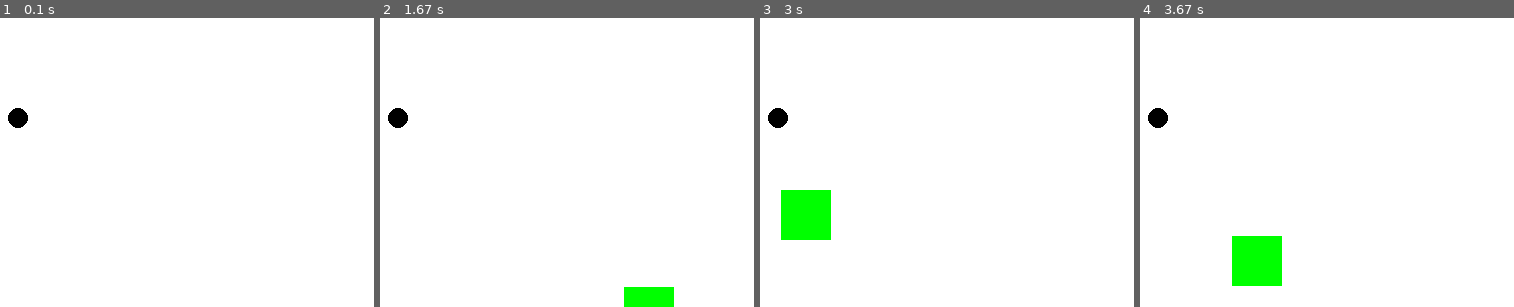
Above: before the commit, frames 1-4 (left to right).
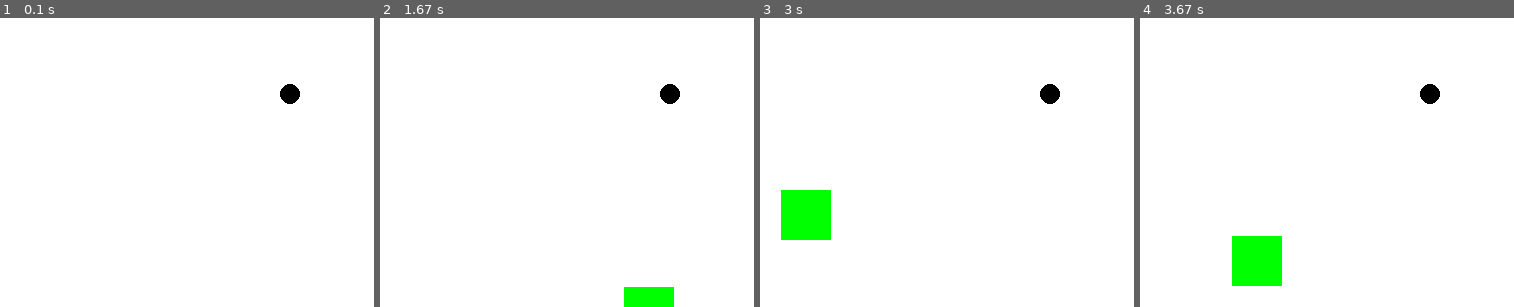
Above: after the commit, the same moments.

Repository: Isaac-Muscat/Pygame-Smash-Bros-Platformer
Game: pygame game, started from src/main.py
Two runs of this game, one before a commit and one after it. Both use one fixed random seed, a clock stepped at 60 frames per second and the inputs below.
Inputs (mouse positions are % of the whole screen's width and height, from its top left):
- Up to frame 1 (0.1 s): no input
- Up to frame 2 (1.67 s): hold F4 0.33-0.8 s; move the mouse to (50, 56) at 0.37 s; click (64, 75) at 0.88 s; click (93, 88) at 1.22 s; click (48, 79) at 1.55 s
- Up to frame 3 (3 s): click (53, 65) at 1.88 s; click (38, 30) at 2.22 s; click (91, 79) at 2.55 s; click (19, 62) at 2.88 s
- Up to frame 4 (3.67 s): click (22, 32) at 3.22 s; click (28, 70) at 3.55 s
The pictures show only the part of the screen within x 16-66%, y 32-82%; the shares and areas given below are measured in that part.

The runs differ from the first frame. In frame 1, 0.6% of the frame differs, in the area x 2-81%, y 22-39%; in frame 2, 0.6%; in frame 3, 0.6%; in frame 4, 0.6%.

Commit message:
Added centralized scene behaviour with OOP for more organization. Moved variables into settings module.

Diff:
--- a/src/player.py
+++ b/src/gameobjects.py
@@ -2,11 +2,8 @@
 import pygame
 
 class Player(Rigidbody):
-    def __init__(self, screen, x, y, size, mass):
+    def __init__(self, x, y, size, mass):
         super().__init__(x, y, mass)
-
-        self.screen = screen
-        self.screen_size = screen.get_size()
 
         self.size = size
         self.collider = self.create_collider()
--- a/src/main.py
+++ b/src/main.py
@@ -1,60 +1,46 @@
 
 #Packages, Libraries, and Modules
-from physics.collider2 import BoxCollider2
-from physics.collider2 import CircleCollider2
-from player import Player
-
-import random
-
+from scenes import GameScene, MainMenu
+import settings as s
 import pygame
 pygame.init()
 
-#Variables
-screen_size = (800, 600)
-
-BLACK = (0, 0, 0)
-WHITE = (255, 255, 255)
-BLUE = (0, 0, 255)
-RED = (255, 0, 0)
-GREEN = (0, 255, 0)
-
-DEBUG = True
-run = True
-
-
-
 #SETUP
-screen = pygame.display.set_mode(screen_size)
+screen = pygame.display.set_mode(s.screen_size)
 pygame.display.set_caption("Duper Crash Bros")
 clock = pygame.time.Clock()
-
-circle = CircleCollider2(random.randint(0, screen_size[0]), random.randint(0, screen_size[1]),10)
-x, y = pygame.mouse.get_pos()
-box = BoxCollider2(x, y, x+50, y+50)
-player = Player(screen, 100, 100, 10, 10)
-
+active_scene = GameScene()
 
 #UPDATE - Main Loop
-while run:
-    #Events
+while active_scene!=None:
+    pressed_keys = pygame.key.get_pressed()
+
+    # Event filtering
+    filtered_events = []
     for event in pygame.event.get():
+        quit_attempt = False
         if event.type == pygame.QUIT:
-            run = False
-        if event.type == pygame.MOUSEBUTTONDOWN:
-            print(box.collider_has_collided(circle))
+            quit_attempt = True
+        elif event.type == pygame.KEYDOWN:
+            alt_pressed = pressed_keys[pygame.K_LALT] or \
+                          pressed_keys[pygame.K_RALT]
+            if event.key == pygame.K_ESCAPE:
+                quit_attempt = True
+            elif event.key == pygame.K_F4 and alt_pressed:
+                quit_attempt = True
 
-    #Logic
-    x, y = pygame.mouse.get_pos()
-    box.set_position(x, y)
+        if quit_attempt:
+            active_scene.terminate()
+        else:
+            filtered_events.append(event)
 
-    #Drawing
-    screen.fill(WHITE)
-    circle.draw_collider(screen, BLACK)
-    box.draw_collider(screen, GREEN)
+    active_scene.process_input(filtered_events, pressed_keys)
+    active_scene.update()
+    active_scene.display(screen)
 
+    active_scene = active_scene.next
 
-    #Finally
+    pygame.display.flip()
     clock.tick(60)
-    pygame.display.flip()
 
 pygame.quit()
--- /dev/null
+++ b/src/scenes.py
@@ -0,0 +1,62 @@
+import random
+
+import pygame
+
+from src import settings as s
+from src.gameobjects import Player
+from src.physics.collider2 import CircleCollider2, BoxCollider2
+
+
+class Scene(object):
+    def __init__(self):
+        self.next = self
+
+    def process_input(self, events, pressed_keys):
+        print("You didn't override this in the child class.")
+
+    def update(self):
+        print("You didn't override this in the child class.")
+
+    def display(self, screen):
+        print("You didn't override this in the child class.")
+
+    def switch_to_scene(self, next_scene):
+        self.next = next_scene
+
+    def terminate(self):
+        self.switch_to_scene(None)
+
+class MainMenu(Scene):
+    def __init__(self):
+        super().__init__()
+
+    def process_input(self, events, pressed_keys):
+        pass
+
+    def update(self):
+        pass
+
+    def display(self, screen):
+        pass
+
+class GameScene(Scene):
+    def __init__(self):
+        super().__init__()
+        self.circle = CircleCollider2(random.randint(0, s.screen_size[0]), random.randint(0, s.screen_size[1]), 10)
+        x, y = pygame.mouse.get_pos()
+        self.box = BoxCollider2(x, y, x + 50, y + 50)
+        self.player = Player(100, 100, 10, 10)
+
+    def process_input(self, events, pressed_keys):
+        for event in events:
+            if event.type == pygame.MOUSEBUTTONDOWN:
+                print(self.box.collider_has_collided(self.circle))
+
+    def update(self):
+        x, y = pygame.mouse.get_pos()
+        self.box.set_position(x, y)
+
+    def display(self, screen):
+        screen.fill(s.WHITE)
+        self.circle.draw_collider(screen, s.BLACK)
+        self.box.draw_collider(screen, s.GREEN)
--- /dev/null
+++ b/src/settings.py
@@ -0,0 +1,10 @@
+#Variables
+DEBUG = True
+
+screen_size = (800, 600)
+
+BLACK = (0, 0, 0)
+WHITE = (255, 255, 255)
+BLUE = (0, 0, 255)
+RED = (255, 0, 0)
+GREEN = (0, 255, 0)
